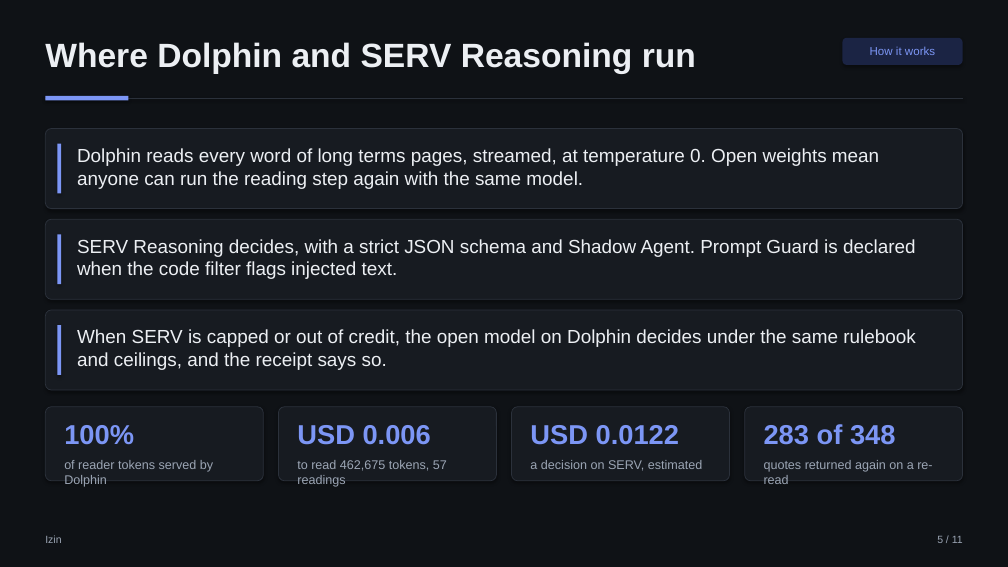
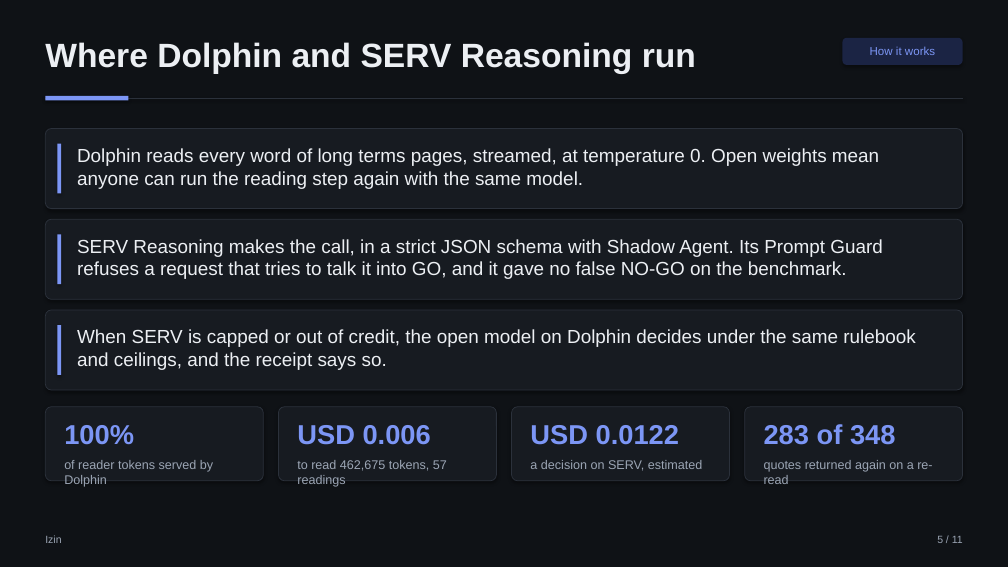
Before and after one commit to aimanmalib/izin, a slide deck: slide 5 of deck/izin.pptx. Drawn at 1008x567 pixels with LibreOffice and Linux fonts; fonts in the diff are those of the drawing. Boxes give left, top, right and bottom in pixels: in the first picture for what was removed or moved away, otherwise in the second. Text is boxed around its words. In the diff, an @@ line names an element or a change of style, - is before the commit and + after.

```diff
--- a/deck/izin.pptx
+++ b/deck/izin.pptx
@@ text at (x1=77, y1=239, x2=882, y2=279): text changed @@
-SERV Reasoning decides, with a strict JSON schema and Shadow Agent. Prompt Guard is declared when the code filter flags injected text.
+SERV Reasoning makes the call, in a strict JSON schema with Shadow Agent. Its Prompt Guard refuses a request that tries to talk it into GO, and it gave no false NO-GO on the benchmark.
```
Also in this commit, not shown: 2 other slides changed, 14 other files.
